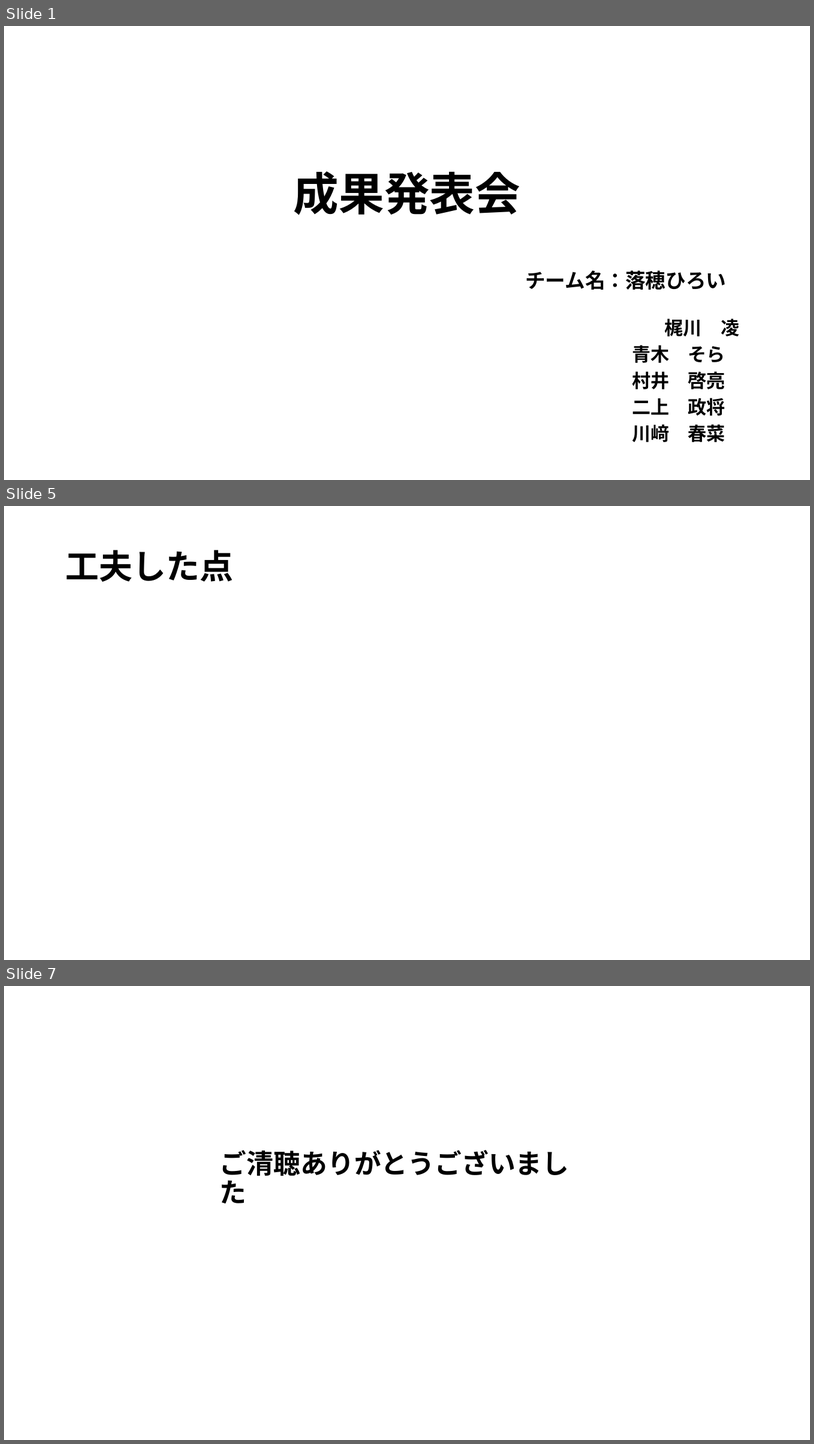
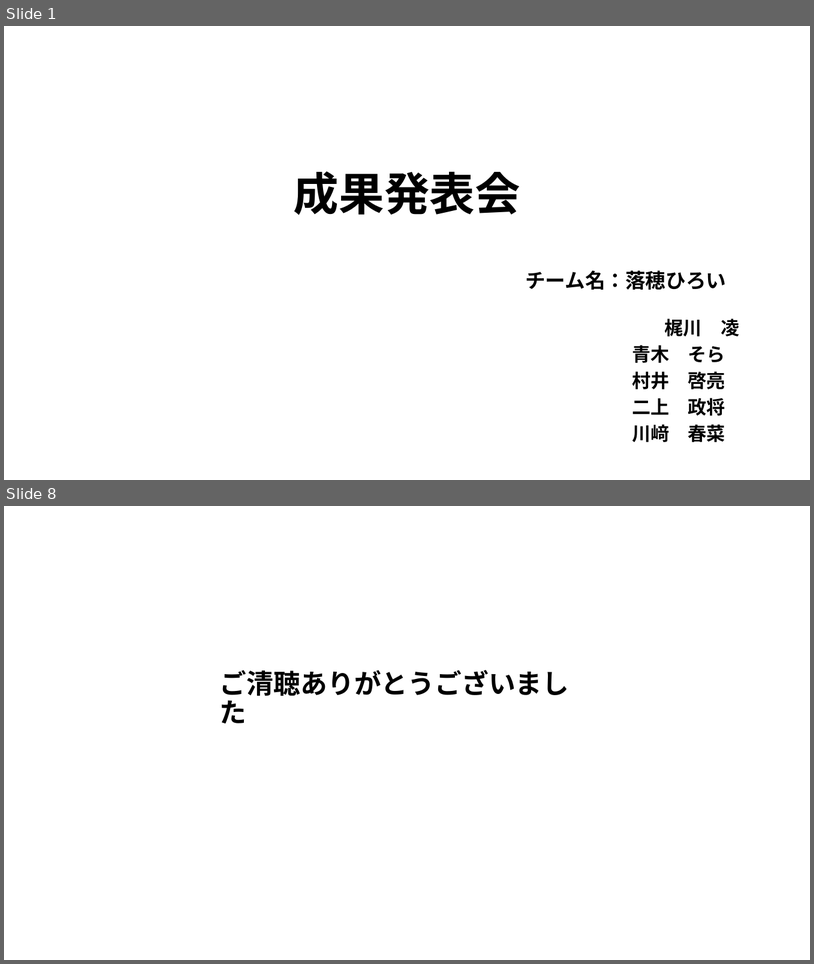
Before and after one commit to plusdojo2025/A5, a slide deck: documents/発表準備/6月成果発表会.pptx. Shown one above the other, each under a label of ours: slides 1, 5 and 7 before the commit, slides 1 and 8 after it; the slides between them are not shown. The pictures are 814x1444 and 814x964 pixels, drawn with LibreOffice and Linux fonts; fonts in the diff are those of the drawing. Boxes give left, top, right and bottom in pixels: in the first picture for what was removed or moved away, otherwise in the second. Text is boxed around its words. In the diff, an @@ line names an element or a change of style, - is before the commit and + after.

```diff
--- a/documents/発表準備/6月成果発表会.pptx
+++ b/documents/発表準備/6月成果発表会.pptx
@@ slide 5 removed at box(4, 506, 810, 960), background #FFFFFF @@
@@ title removed at box(65, 550, 233, 582) @@
-工夫した点
@@ what was slide 7 is now slide 8 @@
```
Also in this commit, not shown: 1 slide changed, 5 slides added, 3 other slides removed, 2 other files.
